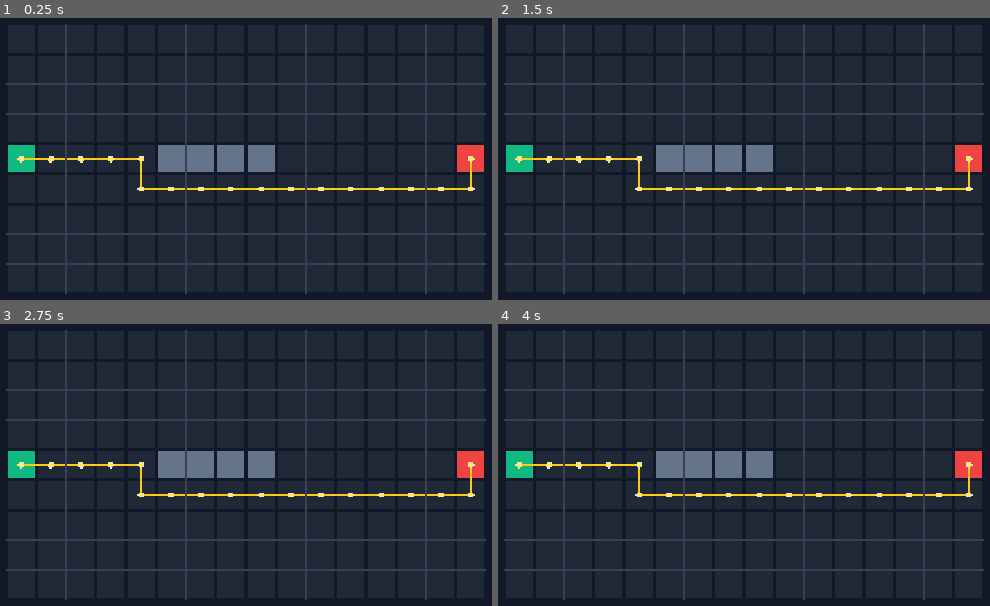
Above: before the commit, frames 1-4 (two rows, left to right).
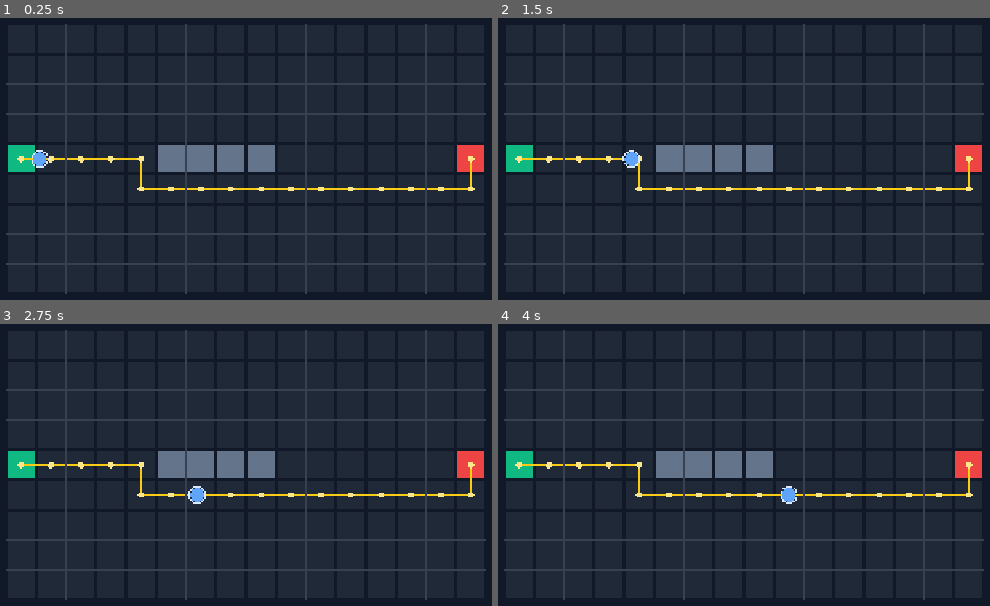
Above: after the commit, the same moments.

Repository: xian0310567/wallborn
Game: Godot game, scene res://scenes/main.tscn
Two runs of this game, one before a commit and one after it. Both use one fixed random seed, a clock stepped at 60 frames per second and the inputs below.
Inputs:
- Up to frame 1 (0.25 s): no input
- Up to frame 2 (1.5 s): no input
- Up to frame 3 (2.75 s): no input
- Up to frame 4 (4 s): no input

The runs differ from the first frame. In frame 1, 0.2% of the frame differs, in the area x 6-10%, y 46-54%; in frame 2, 0.2%; in frame 3, 0.2%, in the area x 38-42%, y 57-64%; in frame 4, 0.2%.

Commit message:
Add enemy spawning and path movement

Diff:
--- /dev/null
+++ b/scripts/enemy.gd
@@ -0,0 +1,51 @@
+extends Node2D
+class_name Enemy
+
+signal reached_goal(enemy: Enemy)
+
+var path_points: PackedVector2Array = PackedVector2Array()
+var speed := 120.0
+var target_index := 1
+var radius := 11.0
+var color := Color("#60a5fa")
+var reached := false
+
+func setup(p_path_points: PackedVector2Array, p_speed: float = 120.0) -> void:
+	path_points = p_path_points
+	speed = p_speed
+	target_index = 1
+	reached = false
+	if path_points.size() > 0:
+		position = path_points[0]
+	queue_redraw()
+
+func _process(delta: float) -> void:
+	advance(delta)
+
+func advance(delta: float) -> bool:
+	if reached or path_points.size() < 2:
+		return reached
+
+	var remaining_distance := speed * delta
+	while remaining_distance > 0.0 and not reached:
+		var target := path_points[target_index]
+		var to_target := target - position
+		var distance := to_target.length()
+
+		if distance <= remaining_distance:
+			position = target
+			remaining_distance -= distance
+			target_index += 1
+			if target_index >= path_points.size():
+				reached = true
+				reached_goal.emit(self)
+		else:
+			position += to_target.normalized() * remaining_distance
+			remaining_distance = 0.0
+
+	queue_redraw()
+	return reached
+
+func _draw() -> void:
+	draw_circle(Vector2.ZERO, radius, color)
+	draw_arc(Vector2.ZERO, radius + 2.0, 0.0, TAU, 24, Color("#dbeafe"), 2.0)
--- a/scripts/main.gd
+++ b/scripts/main.gd
@@ -1,12 +1,14 @@
 extends Node2D
 
 const WallbornGridScript := preload("res://scripts/wallborn_grid.gd")
+const EnemyScript := preload("res://scripts/enemy.gd")
 const GRID_SIZE := Vector2i(16, 9)
 const CELL_SIZE := 48
 const GRID_ORIGIN := Vector2(64, 64)
 
 var grid := WallbornGridScript.new(GRID_SIZE, CELL_SIZE)
 var path: Array[Vector2i] = []
+var enemies: Array[Node] = []
 
 func _ready() -> void:
 	# Temporary blockers to visually verify rerouting before placement UI exists.
@@ -16,7 +18,31 @@
 	print("Wallborn boot OK")
 	print("Grid ready: %sx%s cells, cell_size=%s" % [grid.size.x, grid.size.y, grid.cell_size])
 	print("Path ready: %s cells" % path.size())
+	spawn_enemy()
 	queue_redraw()
+
+func spawn_enemy() -> void:
+	var path_points := _path_to_world_points(path)
+	if path_points.size() < 2:
+		push_warning("Cannot spawn enemy: no valid path")
+		return
+	var enemy = EnemyScript.new()
+	enemy.setup(path_points, 120.0)
+	enemy.reached_goal.connect(_on_enemy_reached_goal)
+	enemies.append(enemy)
+	add_child(enemy)
+	print("Enemy spawned")
+
+func _on_enemy_reached_goal(enemy: Node) -> void:
+	print("Enemy reached goal")
+	enemies.erase(enemy)
+	enemy.queue_free()
+
+func _path_to_world_points(cell_path: Array[Vector2i]) -> PackedVector2Array:
+	var points := PackedVector2Array()
+	for cell in cell_path:
+		points.append(grid.cell_to_world(cell, GRID_ORIGIN))
+	return points
 
 func _draw() -> void:
 	_draw_background()
@@ -45,9 +71,7 @@
 func _draw_path() -> void:
 	if path.size() < 2:
 		return
-	var points := PackedVector2Array()
-	for cell in path:
-		points.append(grid.cell_to_world(cell, GRID_ORIGIN))
+	var points := _path_to_world_points(path)
 	draw_polyline(points, Color("#facc15"), 4.0)
 	for point in points:
 		draw_circle(point, 5.0, Color("#fde68a"))
--- /dev/null
+++ b/tests/test_enemy.gd
@@ -0,0 +1,36 @@
+extends SceneTree
+
+const EnemyScript := preload("res://scripts/enemy.gd")
+
+func _initialize() -> void:
+	var enemy = EnemyScript.new()
+	var points := PackedVector2Array([Vector2(0, 0), Vector2(10, 0), Vector2(10, 10)])
+	enemy.setup(points, 10.0)
+	_assert_equal(enemy.position, Vector2(0, 0), "enemy should start at first path point")
+	_assert_true(not enemy.reached, "enemy should not start reached")
+
+	enemy.advance(0.5)
+	_assert_equal(enemy.position, Vector2(5, 0), "enemy should move toward first target")
+	_assert_true(not enemy.reached, "enemy should still be moving")
+
+	enemy.advance(0.5)
+	_assert_equal(enemy.position, Vector2(10, 0), "enemy should reach second path point")
+	_assert_true(not enemy.reached, "enemy should continue toward final point")
+
+	enemy.advance(1.0)
+	_assert_equal(enemy.position, Vector2(10, 10), "enemy should reach goal")
+	_assert_true(enemy.reached, "enemy should mark reached at final path point")
+	enemy.free()
+
+	print("Enemy tests passed")
+	quit(0)
+
+func _assert_true(value: bool, message: String) -> void:
+	if not value:
+		push_error(message)
+		quit(1)
+
+func _assert_equal(actual, expected, message: String) -> void:
+	if actual != expected:
+		push_error("%s. Expected %s, got %s" % [message, expected, actual])
+		quit(1)
Not shown, changed: tools/test.ps1
